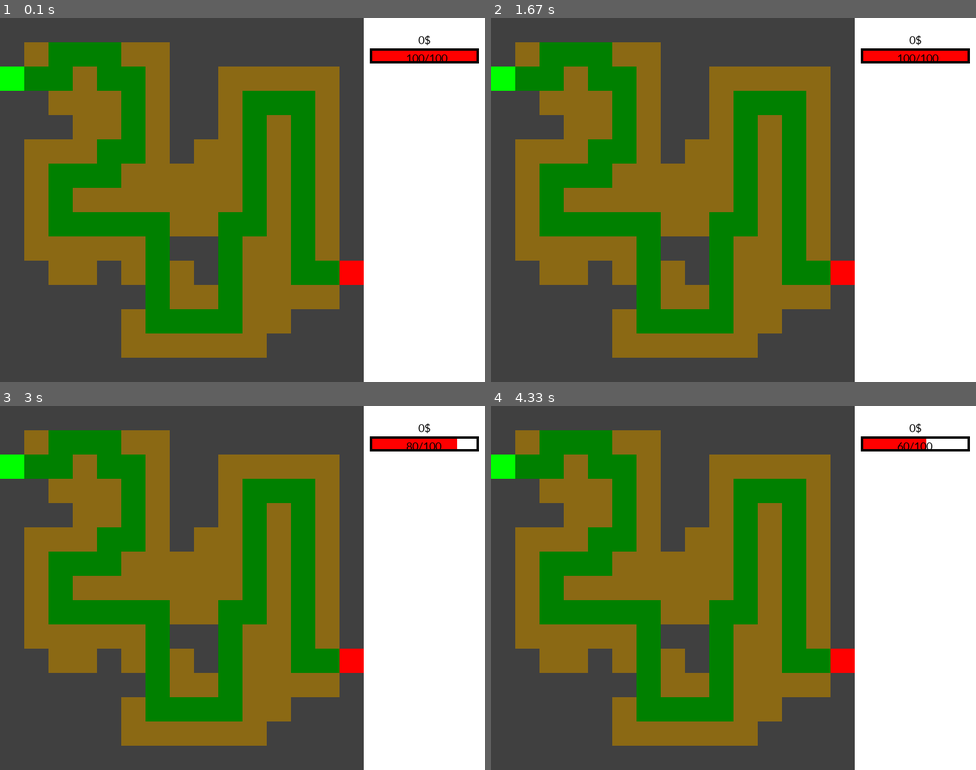
Above: before the commit, frames 1-4 (two rows, left to right).
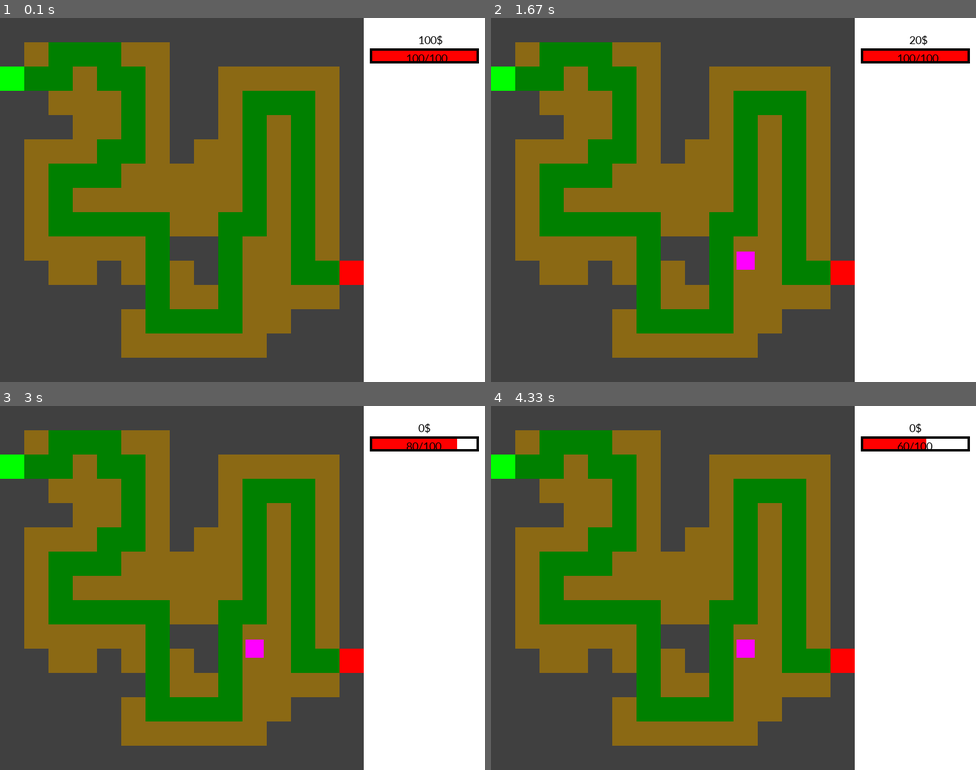
Above: after the commit, the same moments.

Repository: Dihydroxyaceton/maturita-tower-defense
Game: pygame game, started from test.py
Two runs of this game, one before a commit and one after it. Both use one fixed random seed, a clock stepped at 60 frames per second and the inputs below.
Inputs:
- Up to frame 1 (0.1 s): no input
- Up to frame 2 (1.67 s): tap X at 0.33, 0.73, 1.03, 1.57 s
- Up to frame 3 (3 s): tap X at 1.87, 2.07, 2.37, 2.63, 2.97 s; tap D at 2.15 s; tap G at 2.72 s
- Up to frame 4 (4.33 s): tap X at 3.27, 3.4 s; tap D at 3.48 s

The runs differ from the first frame. In frame 1, less than 0.1% of the frame differs, in the area x 86-92%, y 4-8%; in frame 2, 0.2%, in the area x 50-90%, y 4-70%; in frame 3, 0.2%; in frame 4, 0.2%.

Commit message:
progress
elementary tower placing works

Diff:
--- a/test.py
+++ b/test.py
@@ -90,7 +90,7 @@
 	def __init__(self):
 		self.current_health = 100	# current health
 		self.maximum_health = 100	# maximum health
-		self.current_money = 0 # money
+		self.current_money = 100 # money
 		self.health_bar_length = 180
 		self.health_ratio = self.maximum_health / self.health_bar_length # for optimal health bar appearence
 		self.end_hitbox = pygame.Rect(570, 400, 30, 40) # hitbox for obtaining damage
@@ -252,8 +252,8 @@
 	gamemap.drawMap(surface)
 	gamemap.update()
 
-	#tower_group.draw(surface)
-	#tower.update() # group.update?
+	tower_group.draw(surface)
+	tower_group.update() # group.update?
 
 
 	pygame.display.update()
